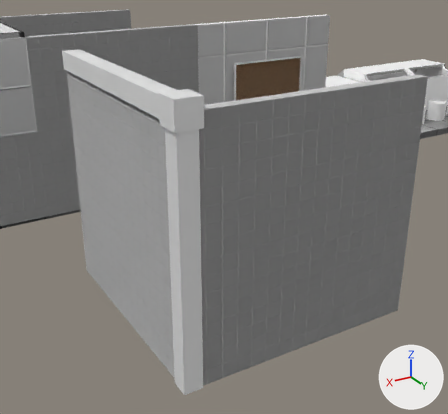
The Blender file BlenderImports/environment_models.blend as it was, and as the next commit left it.
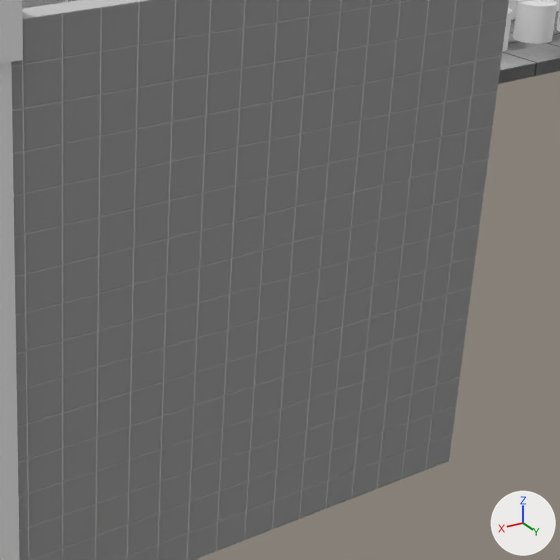
Each version appears first from a camera (50 mm lens) standing at (-2.75, 16.38, 5.83) and looking at (-6.91, 9.46, 2.37), and next in a close-up on the part from 43% to 100% of the width and 24% to 86% of the height. Every picture has the same lights, and +X, +Y and +Z are marked at lower right.

Names of what the first close-up shows: 'CubeSide', 'FullFloor.005', 'RockyRoadIceCreamBucket', 'VerticalSide', 'Wall1.001'.
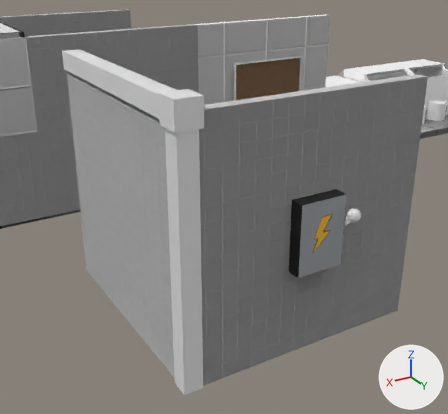
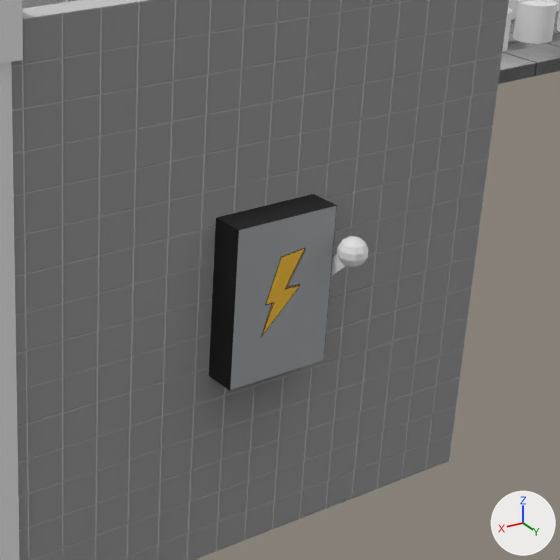
Location of each change, (x1, y1, x2, y2) in pixels of the close-ups (560 x 560 px):
'PowerBox', added: after (209, 194, 337, 391)
'PowerLever', added: after (331, 236, 368, 276)

The change, as a diff of the scene's bpy script:
```diff
--- a/BlenderImports/environment_models.blend.py
+++ b/BlenderImports/environment_models.blend.py
@@ img_powerbox_uvmap_png @@
+img_powerbox_uvmap_png = load_image('PowerBox_uvmap.png', '../Materials/Textures/BuildingTextures/PowerBox_uvmap.png', 256, 256, 'sRGB')
@@ mat_powerboxmat @@
+mat_powerboxmat = principled_material('PowerBoxMat')
+mat_powerboxmat.texture = img_powerbox_uvmap_png
@@ me_cube_041 @@
+me_cube_041.from_pydata(...)  # a box spanning x -1.0..1.0, y -1.0..1.0, z -1.0..1.0
+me_cube_041.materials.append(mat_powerboxmat)  # picture img_powerbox_uvmap_png
@@ me_cube_042 @@
+me_cube_042.from_pydata(...)  # 76 vertices, 83 faces; spans x -1.27..-0.77, y -0.53..3.09, z -0.12..0.71
@@ ob_powerlever @@
+ob_powerlever = bpy.data.objects.new('PowerLever', me_cube_042)
+ob_powerlever.parent = ob_powerbox
+ob_powerlever.matrix_parent_inverse = Matrix(((2.551, 0.0, 0.0, 20.41), (0.0, 7.764, 0.0, -79.19), (0.0, 0.0, 1.786, -3.571), (0.0, 0.0, 0.0, 1.0)))
+ob_powerlever.location = (-8.0, 10.2, 2.0)
+ob_powerlever.scale = (0.392, 0.129, 0.56)
@@ ob_powerbox @@
+ob_powerbox = bpy.data.objects.new('PowerBox', me_cube_041)
+ob_powerbox.location = (-8.0, 10.2, 2.0)
+ob_powerbox.scale = (0.392, 0.129, 0.56)
```
